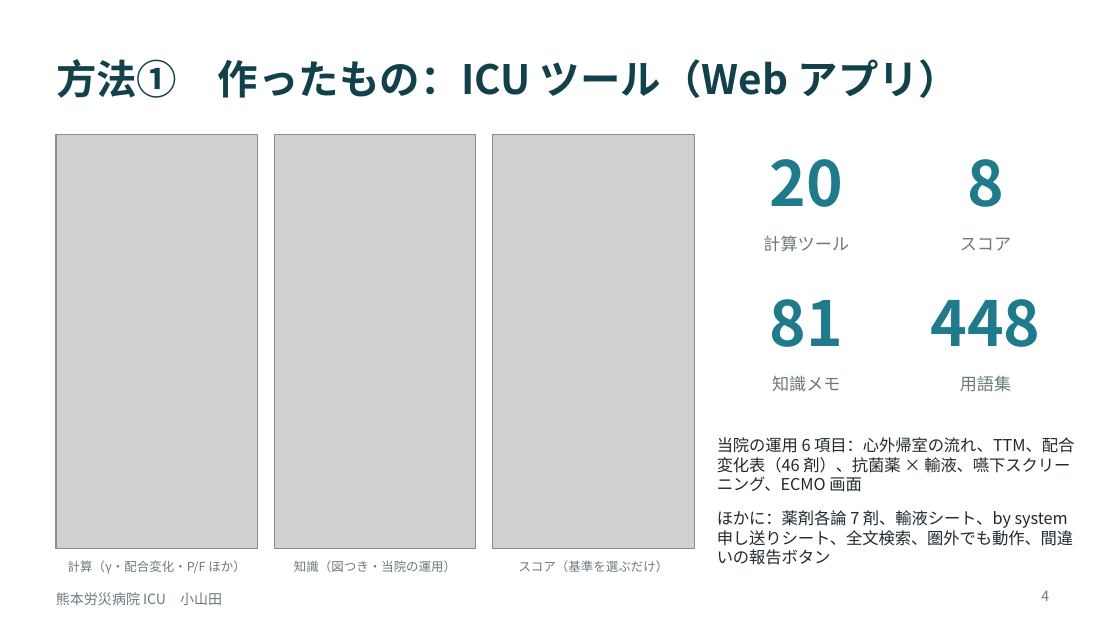
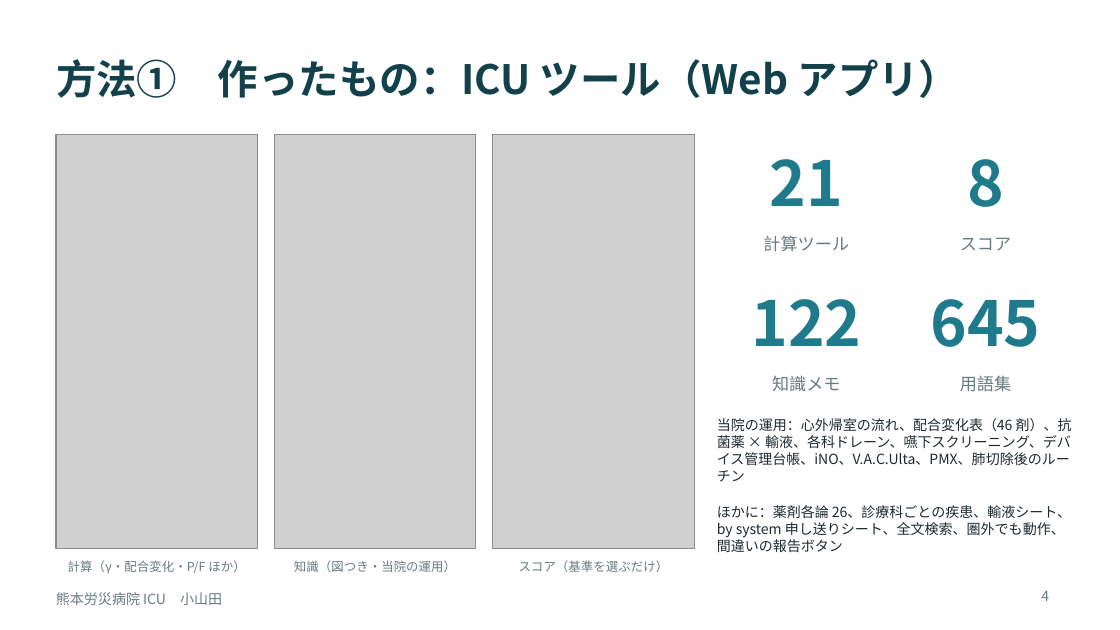
Before and after one commit to koki2983/icu-tool, a slide deck: slide 4 of docs/発表準備/ICUツール_発表スライド_叩き台.pptx. Drawn at 1120x630 pixels with LibreOffice and Linux fonts; fonts in the diff are those of the drawing; grey boxes stand for pictures. Boxes give left, top, right and bottom in pixels: in the first picture for what was removed or moved away, otherwise in the second. Text is boxed around its words. In the diff, an @@ line names an element or a change of style, - is before the commit and + after.

```diff
--- a/docs/発表準備/ICUツール_発表スライド_叩き台.pptx
+++ b/docs/発表準備/ICUツール_発表スライド_叩き台.pptx
@@ text at [770, 159, 843, 206]: text changed @@
-20
+21
@@ text at [751, 299, 861, 346]: text changed @@
-81
+122
@@ text at [931, 299, 1041, 347]: text changed @@
-448
+645
@@ text "当院の運用：心外帰室の流れ、配合変化表（46 剤）、抗菌薬 × 輸液、各科ドレーン、嚥下スクリーニング、デバイス管理台帳 ..." at [717, 418, 1072, 482]: vertical alignment middle to top @@
@@ text at [717, 418, 1072, 482]: text changed; size 10.5 to 9 pt @@
-当院の運用 6 項目：心外帰室の流れ、TTM、配合変化表（46 剤）、抗菌薬 × 輸液、嚥下スクリーニング、ECMO 画面
+当院の運用：心外帰室の流れ、配合変化表（46 剤）、抗菌薬 × 輸液、各科ドレーン、嚥下スクリーニング、デバイス管理台帳、iNO、V.A.C.Ulta、PMX、肺切除後のルーチン
@@ text at [717, 505, 1071, 552]: text changed; size 10.5 to 9 pt @@
-ほかに：薬剤各論 7 剤、輸液シート、by system 申し送りシート、全文検索、圏外でも動作、間違いの報告ボタン
+ほかに：薬剤各論 26、診療科ごとの疾患、輸液シート、by system 申し送りシート、全文検索、圏外でも動作、間違いの報告ボタン
@@ text "ほかに：薬剤各論 26、診療科ごとの疾患、輸液シート、by system 申し送りシート、全文検索、圏外でも動作、間違い ..." at [717, 505, 1071, 552]: vertical alignment middle to top @@
```
Also in this commit, not shown: 4 other files.
